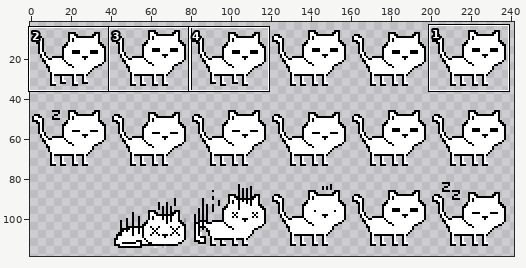
Sprite sheet: Assets/Sprites/cattmplt_right.png. The first picture is a wide view before the edit; the outline marks the close-up.
Close-up. Before:
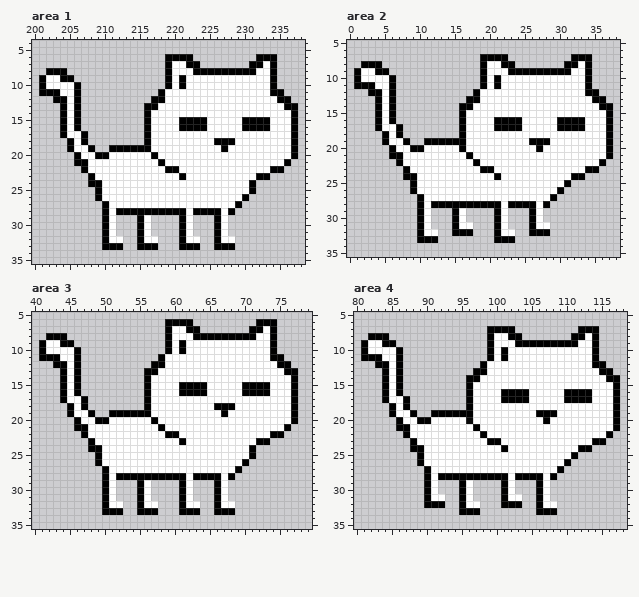
The file is 256x128 pixels. Pixels under 10% opacity are left out. Colours within 5 levels of each other are drawn and written as one. Shown: area 1: x 200..238, y 4..35; area 2: x 0..38, y 5..35; area 3: x 40..79, y 5..35; area 4: x 80..118, y 5..35. The wide view leaves out empty margins. The commit also changed other parts of the picture, which this record leaves out.
The result:
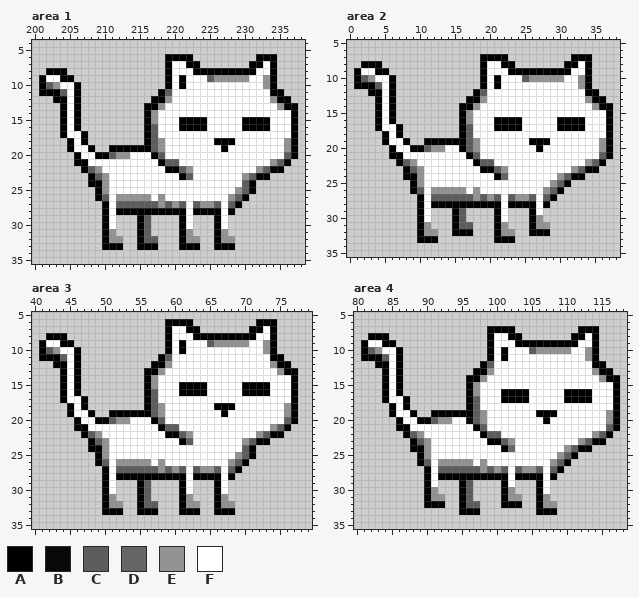
Palette (. is transparent): A #000000  B #060606fc  C #5d5d5d  D #656565  E #939393  F #ffffff
The edit:
Area 1:
y 9: x 225..230 FFFFFF -> CEEEEE; x 233 F -> E
y 10: x 202..203 FF -> CE; x 233 F -> E
y 11: x 204 F -> C; x 219 F -> C
y 12: x 219 F -> E; x 234 F -> E
y 13: x 218 F -> E; x 235 F -> E
y 14..15: x 217 F -> E
y 16..17: x 217 F -> C
y 18..19: x 217..218 FF -> CE; x 236 F -> E
y 20: x 211..213 FFF -> CEE; x 218 F -> C; x 236 F -> C
y 21: x 219..220 FF -> CC; x 234..235 FF -> EC
y 22: x 208..209 FF -> CE; x 221..222 FF -> CE; x 232..233 FF -> EC
y 23: x 209..210 FF -> CE; x 222 F -> C; x 230..231 FF -> EC
y 24: x 210 F -> E; x 230 F -> C
y 25: x 210 F -> E; x 229..230 FF -> EC
y 26: x 210 F -> C; x 212..216 FFFFF -> EEEEE; x 218 F -> E; x 228..229 FF -> EC
y 27: x 212..221 FFFFFFFFFF -> CCCCCCECEC; x 223..226 FFFF -> CEEC; x 228 F -> C
y 29..30: x 216 F -> C
y 31: x 211 F -> E; x 216 F -> C; x 222 F -> E; x 227 F -> E
y 32: x 211..212 FF -> EE; x 216..217 FF -> CC; x 222..223 FF -> EE; x 227..228 FF -> EE
Area 2:
y 10: x 2..3 FF -> CE; x 25..30 FFFFFF -> CEEEEE; x 33 F -> E
y 11: x 4 F -> C; x 33 F -> E
y 12: x 19 F -> C
y 13: x 19 F -> E; x 34 F -> E
y 14: x 18 F -> E; x 35 F -> E
y 15..16: x 17 F -> E
y 17..18: x 17 F -> C
y 19: x 17..18 FF -> CE; x 36 F -> E
y 20: x 11..13 FFF -> CEE; x 17..18 FF -> CE; x 36 F -> E
y 21: x 18 F -> C; x 36 F -> C
y 22: x 8..9 FF -> CE; x 19..20 FF -> CC; x 34..35 FF -> EC
y 23: x 9..10 FF -> CE; x 21..22 FF -> CE; x 32..33 FF -> EC
y 24: x 10 F -> E; x 22 F -> D; x 30..31 FF -> EC
y 25: x 10 F -> E; x 29..30 FF -> EC
y 26: x 10 F -> C; x 12..16 FFFFF -> EEEEE; x 18 F -> E; x 28..29 FF -> EC
y 27: x 12..21 FFFFFFFFFF -> CCCCCCECEC; x 23..26 FFFF -> CEEC; x 28 F -> C
y 29: x 16 F -> C
y 30: x 16 F -> C; x 27 F -> E
y 31: x 11 F -> E; x 16..17 FF -> CC; x 22 F -> E; x 27..28 FF -> EE
y 32: x 11..12 FF -> EE; x 22..23 FF -> EE
Area 3:
y 9: x 65..70 FFFFFF -> CEEEEE; x 73 F -> E
y 10: x 42..43 FF -> CE; x 73 F -> E
y 11: x 44 F -> C; x 59 F -> C
y 12: x 59 F -> E; x 74 F -> E
y 13: x 58 F -> E; x 75 F -> E
y 14..15: x 57 F -> E
y 16..17: x 57 F -> C
y 18..19: x 57..58 FF -> CE; x 76 F -> E
y 20: x 51..53 FFF -> CEE; x 58 F -> C; x 76 F -> C
y 21: x 59..60 FF -> CC; x 74..75 FF -> EC
y 22: x 48..49 FF -> CE; x 61..62 FF -> CE; x 72..73 FF -> EC
y 23: x 49..50 FF -> CE; x 62 F -> C; x 70..71 FF -> EC
y 24: x 50 F -> E; x 70 F -> C
y 25: x 50 F -> E; x 69..70 FF -> EC
y 26: x 50 F -> C; x 52..56 FFFFF -> EEEEE; x 58 F -> E; x 68..69 FF -> EC
y 27: x 52..61 FFFFFFFFFF -> CCCCCCECEC; x 63..66 FFFF -> CEEC; x 68 F -> C
y 29..30: x 56 F -> C
y 31: x 51 F -> E; x 56 F -> C; x 62 F -> E; x 67 F -> E
y 32: x 51..52 FF -> EE; x 56..57 FF -> CC; x 62..63 FF -> EE; x 67..68 FF -> EE
Area 4:
y 10: x 82..83 FF -> CE; x 105..110 FFFFFF -> CEEEEE; x 113 F -> E
y 11: x 84 F -> C; x 113 F -> E
y 12: x 99 F -> C
y 13: x 99 F -> E; x 114 F -> E
y 14: x 98 F -> E; x 115 F -> E
y 15..16: x 97 F -> E
y 17..18: x 97 F -> C
y 19: x 97..98 FF -> CE; x 116 F -> E
y 20: x 91..93 FFF -> CEE; x 97..98 FF -> CE; x 116 F -> E
y 21: x 98 F -> C; x 116 F -> C
y 22: x 88..89 FF -> CE; x 99..100 FF -> CC; x 114..115 FF -> EC
y 23: x 89..90 FF -> CE; x 101..102 FF -> CE; x 112..113 FF -> EC
y 24: x 90 F -> E; x 102 F -> D; x 110..111 FF -> EC
y 25: x 90 F -> E; x 109..110 FF -> EC
y 26: x 90 F -> C; x 92..96 FFFFF -> EEEEE; x 98 F -> E; x 108..109 FF -> EC
y 27: x 92..101 FFFFFFFFFF -> CCCCCCECEC; x 103..106 FFFF -> CEEC; x 108 F -> C
y 29: x 96 F -> C
y 30: x 91 F -> E; x 96 F -> C; x 102 F -> E
y 31: x 91..92 FF -> EE; x 96 F -> C; x 102..103 FF -> EE; x 107 F -> E
y 32: x 96..97 FF -> CC; x 107..108 FF -> EE
